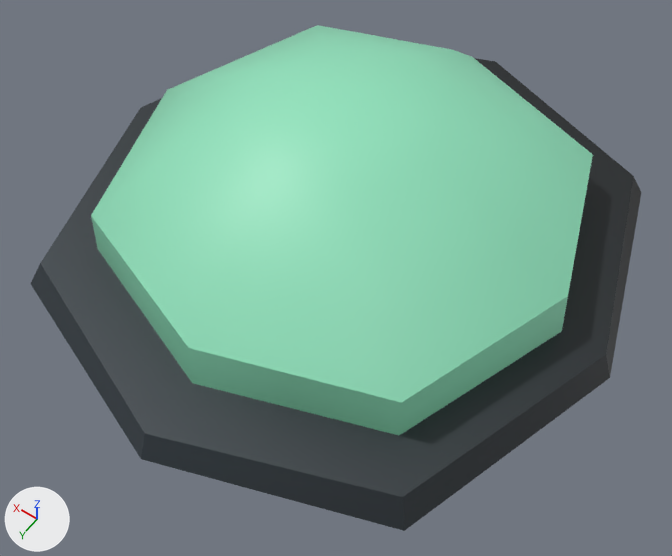
The FBX model Isolated Control/Assets/Meshes/SM_light.fbx: old version first, new version second.
Camera for both pictures: a 50 mm camera at (-0.143, 0.209, 0.295) aimed at (-0.014, 0.028, 0.011). The axes (+X, +Y, +Z) are drawn at lower left. The lights are the same throughout. Where no turn or scale is listed for an object, it has been applied to the vertices.

Names of what the first picture shows: 'SM_indicatorLight'.
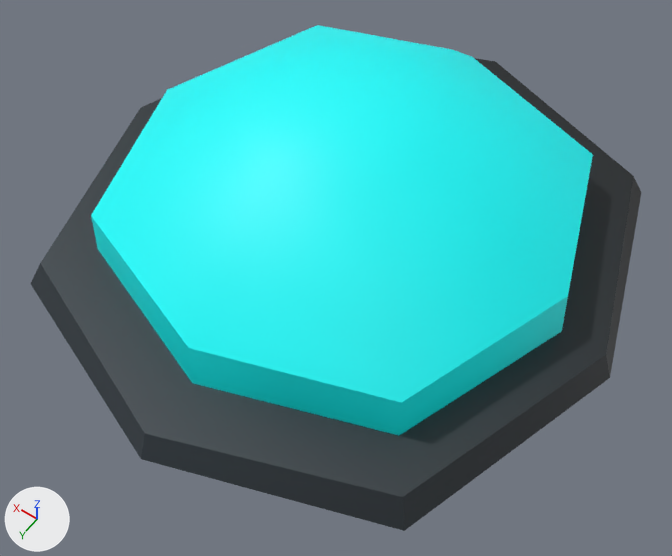
Edits to the scene script, one JSON object a line:
```json
{"op": "add", "block": "mat_m_light", "code": ["mat_m_light = principled_material('M_light')", "mat_m_light.base_color = (0.0, 1.0, 1.0)  # cyan #00ffff", "mat_m_light.roughness = 0.553"]}
{"block": "me_mesh", "where": "me_mesh.from_pydata(...)  # 58 vertices, 60 faces; spans x -0.119..0.119, y -0.126..0.126, z 0.0..0.071"}
{"block": "me_mesh", "where": "# used by ob_sm_indicatorlight; location = (0.0, 0.0, 0.0)"}
{"block": "me_mesh", "change": "me_mesh part 1: all 28 faces centred in x -0.083..0.083, y -0.083..0.083, z 0.022..0.069 switch from mat_m_base (picture img_basecolour__tga) to mat_m_light (cyan #00ffff)"}
```

Pixel boxes [x1, y1, x2, y2] of what changed, in the pictures (672 x 556 px):
```json
{"part": 1, "of": "me_mesh", "change": "recoloured", "before": [91, 25, 593, 436], "after": [91, 25, 593, 436], "on screen": "green to cyan"}
```
